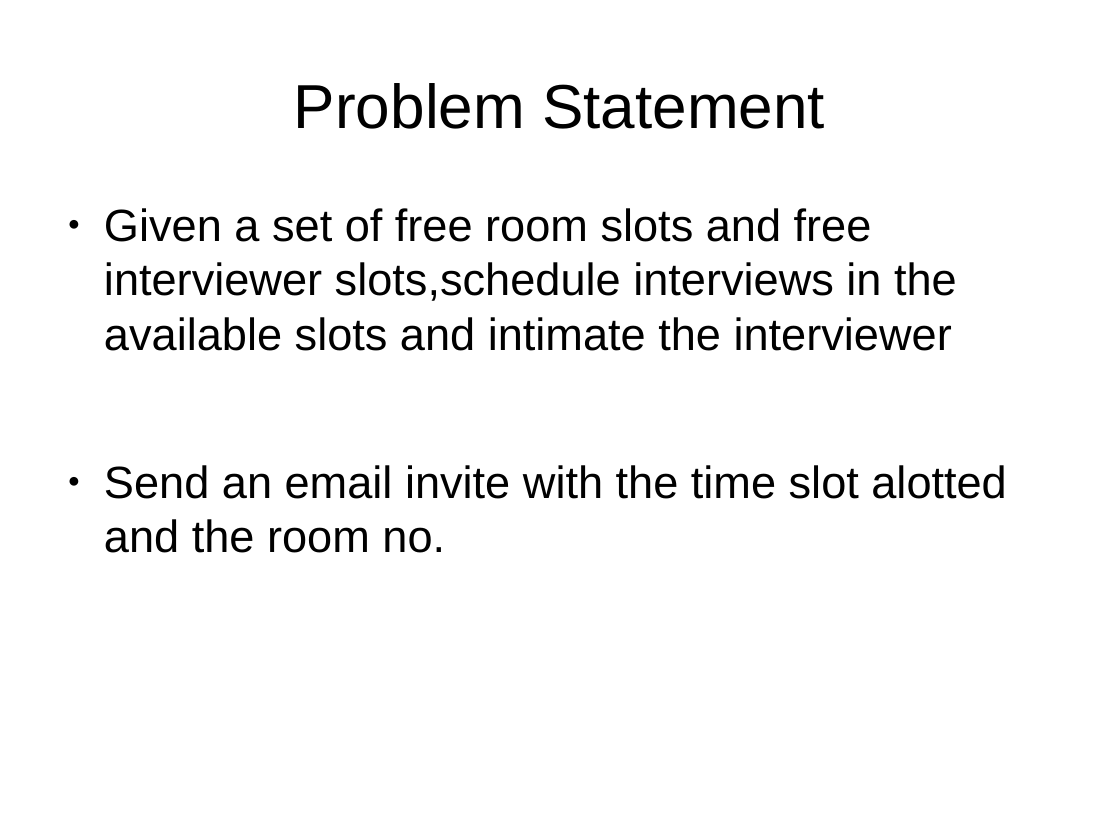
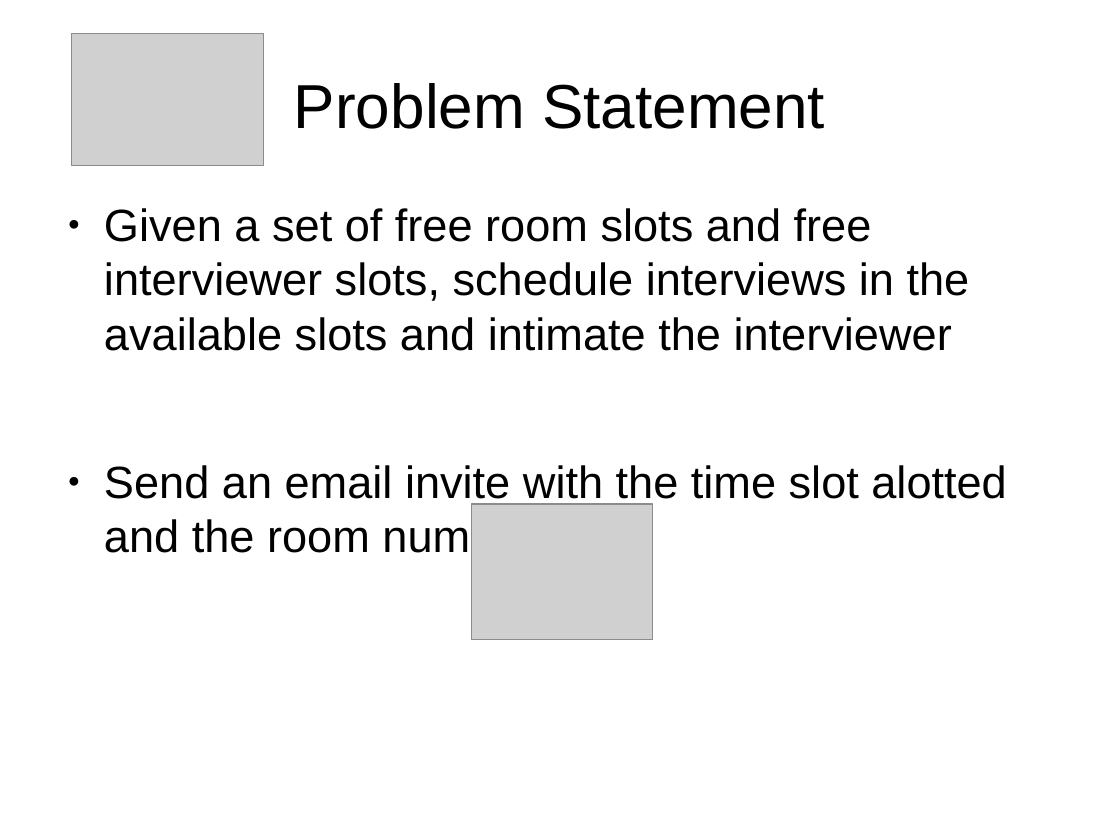
Before and after one commit to akankshaD/Amazon-s-Project, a slide deck: slide 2 of Amazon ppt.odp. Drawn at 1120x840 pixels with LibreOffice and Linux fonts; fonts in the diff are those of the drawing; grey boxes stand for pictures. Boxes give left, top, right and bottom in pixels: in the first picture for what was removed or moved away, otherwise in the second. Text is boxed around its words. In the diff, an @@ line names an element or a change of style, - is before the commit and + after.

```diff
--- a/Amazon ppt.odp
+++ b/Amazon ppt.odp
@@ picture added at <box>72,34,264,166</box> @@
@@ text at <box>104,208,1006,561</box>: text changed @@
-● Given a set of free room slots and free interviewer slots,schedule interviews in the available slots and intimate the interviewer
-● Send an email invite with the time slot alotted and the room no.
+● Given a set of free room slots and free interviewer slots, schedule interviews in the available slots and intimate the interviewer
+● Send an email invite with the time slot alotted and the room number.
@@ picture added at <box>473,504,654,639</box> @@
```
Also in this commit, not shown: 4 other slides changed, 4 slides added, 2 slides removed.
